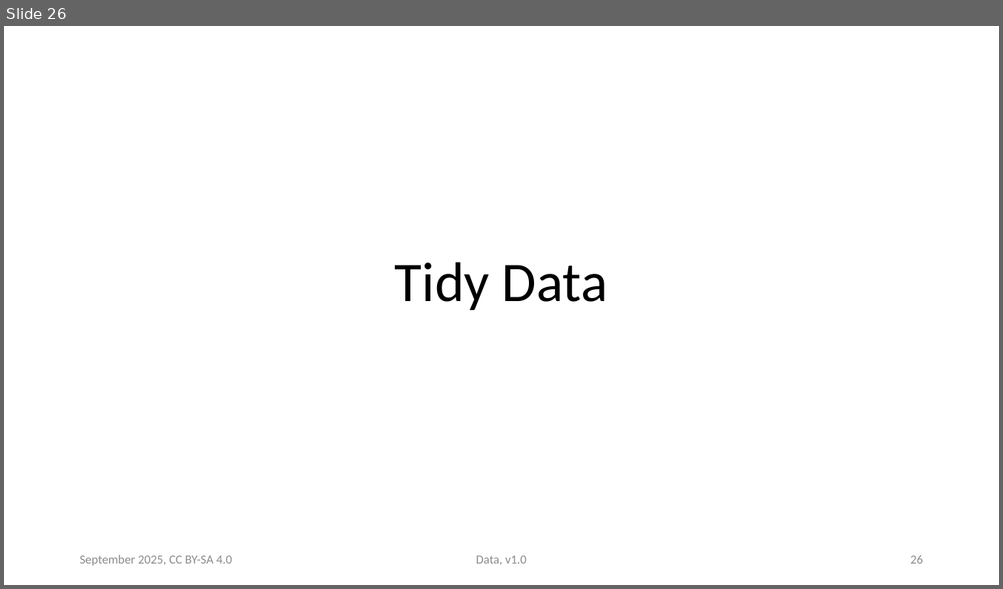
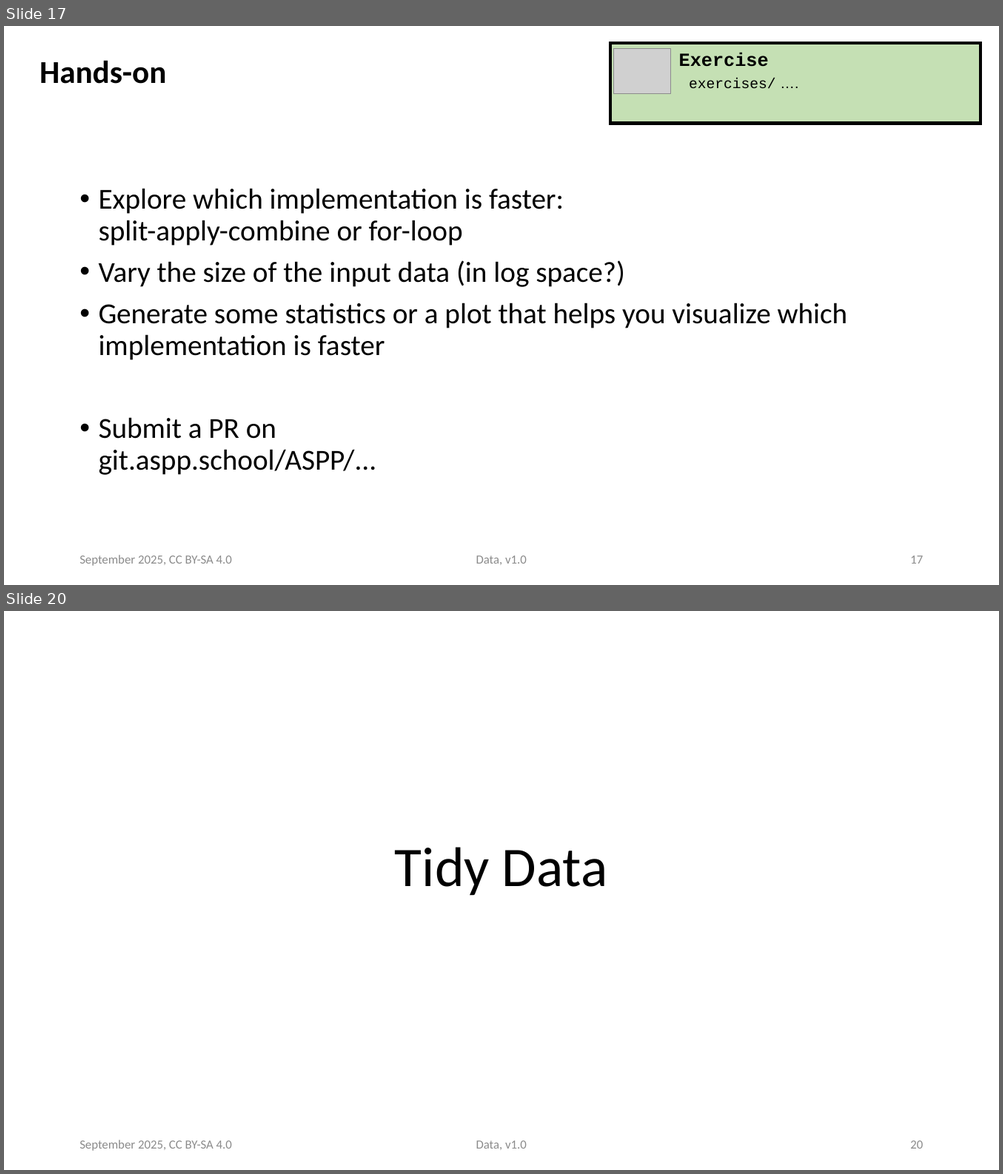
Before and after one commit to ASPP/data_class, a slide deck: tabular_data.pptx. Shown one above the other, each under a label of ours: slide 26 before the commit, slides 17 and 20 after it; the slides between them are not shown. The pictures are 1003x589 and 1003x1174 pixels, drawn with LibreOffice and Linux fonts; fonts in the diff are those of the drawing; grey boxes stand for pictures. Boxes give left, top, right and bottom in pixels: in the first picture for what was removed or moved away, otherwise in the second. Text is boxed around its words. In the diff, an @@ line names an element or a change of style, - is before the commit and + after.

Commit message:
changes in the tabular_data pptx, restructuring and idea of new part

```diff
--- a/tabular_data.pptx
+++ b/tabular_data.pptx
@@ slide 17 added at [4,26,999,585], background #FFFFFF @@
@@ rectangle added at [610,43,980,124], fill #C5E0B4, outline #000000 3 pt @@
@@ title added at [40,60,166,84], 30.8 pt, text #000000, bold @@
+Hands-on
@@ picture added at [614,48,670,93] @@
@@ text added at [679,53,768,67], 18 pt, text #000000, bold @@
+Exercise
@@ text added at [688,78,776,89], 14 pt, text #000000 @@
+exercises/ ….
@@ text added at [99,188,848,475], 28 pt, text #000000 @@
+• Explore which implementation is faster:
+  split-apply-combine or for-loop
+• Vary the size of the input data (in log space?)
+• Generate some statistics or a plot that helps you visualize which implementation is faster
+• Submit a PR on
+  git.aspp.school/ASPP/...
@@ text added at [79,555,232,566], 12 pt, text #8B8B8B @@
+September 2025, CC BY-SA 4.0
@@ text added at [476,556,526,565], 12 pt, text #8B8B8B @@
+Data, v1.0
@@ page number added at [910,556,922,564], 12 pt, text #8B8B8B @@
+17
@@ what was slide 26 is now slide 20 @@
@@ page number at [910,1141,922,1149]: text changed @@
-26
+20
```
Also in this commit, not shown: 22 slides changed, 11 other slides added, 2 slides removed.
